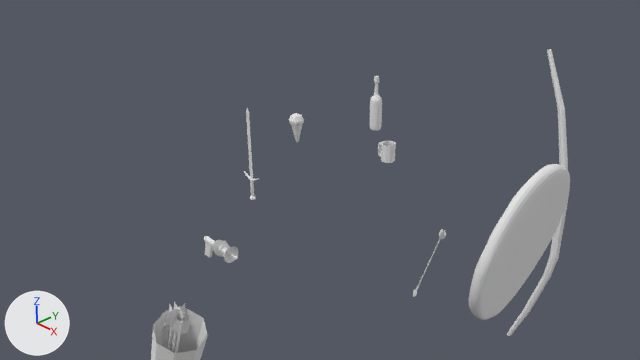
A saved change to the Blender file assets/gear.blend.
Camera for both pictures: the file's camera 'Camera'. Arrows for +X, +Y and +Z are at lower left; the lights stay in place.

Names of what the first picture shows: 'Bow1', 'Cylinder', 'IceCream1', 'Quiver1', 'RayGun', 'Shield1', 'coffeeCup'.
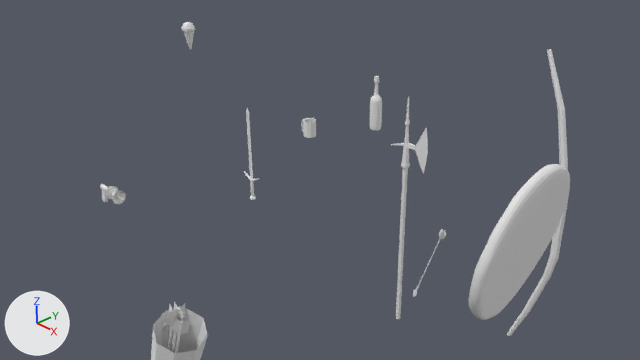
The change, as a list of edits to the scene's bpy script:
```text
Add me_cylinder_003:
    me_cylinder_003.from_pydata(...)  # 201 vertices, 192 faces; spans x -7.7..10.3, y -1.6..1.6, z -39.0..62.0
Change ob_icecream1:
    ob_icecream1.location: (0.0, 0.0, 1.17) -> (-2.76, 0.0, 2.09)
Change ob_coffeecup:
    ob_coffeecup.location: (-0.05, 2.14, 0.23) -> (-2.12, 2.14, 0.09)
Change ob_raygun:
    ob_raygun.location: (0.26, -1.67, -0.05) -> (-3.05, -1.67, -0.37)
Add ob_halberd1:
    ob_halberd1 = bpy.data.objects.new('Halberd1', me_cylinder_003)
    ob_halberd1.location = (1.9, 0.31, -0.01)
    ob_halberd1.scale = (0.0358, 0.0358, 0.0358)
```

Pixel boxes (x1, y1, x2, y2) of what changed, in the pictures (640 x 360 px):
'Halberd1', added
    after: (391, 96, 428, 319)
'RayGun', moved
    before: (204, 236, 238, 263)
    after: (100, 184, 126, 204)
'coffeeCup', moved
    before: (378, 141, 396, 163)
    after: (301, 118, 316, 138)
'IceCream1', moved
    before: (289, 113, 304, 142)
    after: (182, 22, 195, 49)
